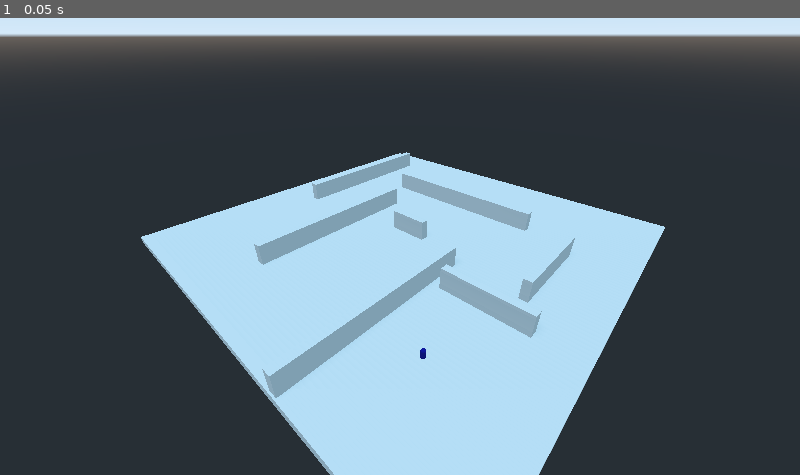
Above: before the commit, frame 1.
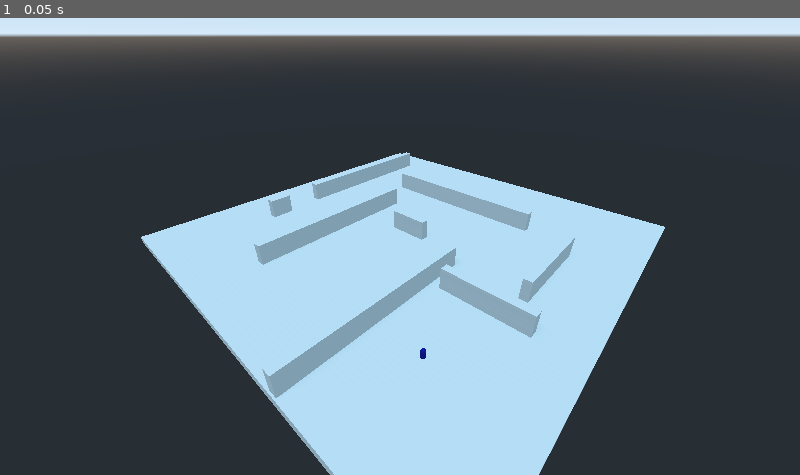
Above: after the commit, the same moment.

Repository: rans0000/godot-fsm-westworld
Game: Godot game, scene res://world/World.tscn
Same seed, same stepped clock (60 frames per second), same inputs: the game is played once before the commit and once after it.
Inputs:
- Up to frame 1 (0.05 s): no input

The runs differ from the first frame. In frame 1, less than 0.1% of the frame differs, in the area x 33-41%, y 38-44%.

Commit message:
add basic fsm and state

Diff:
--- a/agents/miner/Miner.gd
+++ b/agents/miner/Miner.gd
@@ -18,7 +18,7 @@
 	pass
 
 
-func _physics_process(delta):
+func _physics_process(_delta):
 	move_to_target()
 	pass
 
@@ -38,5 +38,5 @@
 		current_path_index += 1
 	else:
 		var velocity = dir.normalized() * speed
-		move_and_slide(velocity)
+		var _vel = move_and_slide(velocity)
 #	print(dir, " ---- ", dir.length(), " ---- ", current_path_index)
--- a/agents/miner/Miner.tscn
+++ b/agents/miner/Miner.tscn
@@ -1,6 +1,9 @@
-[gd_scene load_steps=5 format=2]
+[gd_scene load_steps=8 format=2]
 
 [ext_resource path="res://agents/miner/Miner.gd" type="Script" id=1]
+[ext_resource path="res://fsm/state_machine.gd" type="Script" id=2]
+[ext_resource path="res://ai/state_move_to_and_mine.gd" type="Script" id=3]
+[ext_resource path="res://ai/state_move_to_and_drink.gd" type="Script" id=4]
 
 [sub_resource type="CapsuleShape" id=1]
 radius = 0.5
@@ -25,3 +28,12 @@
 [node name="MeshInstance" type="MeshInstance" parent="CollisionShape"]
 mesh = SubResource( 2 )
 material/0 = SubResource( 3 )
+
+[node name="StateMachine" type="Node" parent="."]
+script = ExtResource( 2 )
+
+[node name="StateMoveToAndMine" type="Node" parent="StateMachine"]
+script = ExtResource( 3 )
+
+[node name="StateMoveToAndDrink" type="Node" parent="StateMachine"]
+script = ExtResource( 4 )
--- /dev/null
+++ b/ai/state_move_to_and_drink.gd
@@ -0,0 +1,19 @@
+extends Node
+
+var fsm: StateMachine
+
+
+func enter():
+	print("move to restaurant if not there")
+	print("start drinking")
+	yield(get_tree().create_timer(2.0), "timeout")
+	exit("StateMoveToAndMine")
+
+
+func physics_process(_delta):
+	print("im drinking")
+
+
+func exit(next_state):
+	print("drinking finished")
+	fsm.change_state_to(next_state)
--- /dev/null
+++ b/ai/state_move_to_and_mine.gd
@@ -0,0 +1,19 @@
+extends Node
+
+var fsm: StateMachine
+
+
+func enter():
+	print("move to mine if not at mine")
+	print("start mining")
+	yield(get_tree().create_timer(2.0), "timeout")
+	exit("StateMoveToAndDrink")
+
+
+func physics_process(_delta):
+	print("im mining")
+
+
+func exit(next_state):
+	print("mining finished")
+	fsm.change_state_to(next_state)
--- /dev/null
+++ b/fsm/state.gd
@@ -0,0 +1,40 @@
+extends Node
+class_name State
+
+onready var Game = get_node("/root/Game")
+
+var fsm: StateMachine
+
+
+func enter():
+	if Game.DEBUG:
+		print("Entering state")
+	pass
+
+
+func exit(next_state):
+	fsm.change_state_to(next_state)
+
+
+func process(_delta):
+	pass
+
+
+func physics_process(_delta):
+	pass
+
+
+func input(_event):
+	pass
+
+
+func unhandled_input(_event):
+	pass
+
+
+func unhandled_key_input(_event):
+	pass
+
+
+func notification(_what, _flag = false):
+	pass
--- /dev/null
+++ b/fsm/state_constants.gd
@@ -0,0 +1 @@
+extends Node
--- /dev/null
+++ b/fsm/state_machine.gd
@@ -0,0 +1,59 @@
+extends Node
+class_name StateMachine
+
+onready var Game = get_node("/root/Game")
+var state: Object
+var history:Array = []
+
+
+func _ready():
+	state = get_child(0)
+	_enter_state()
+	pass
+
+
+func _process(delta):
+	if state.has_method("process"):
+		state.process(delta)
+
+
+func _physics_process(delta):
+	if state.has_method("physics_process"):
+		state.physics_process(delta)
+
+
+func _input(event):
+	if state.has_method("input"):
+		state.input(event)
+
+
+func _unhandled_input(event):
+	if state.has_method("unhandled_input"):
+		state.unhandled_input(event)
+
+
+func _unhandled_key_input(event):
+	if state.has_method("unhandled_key_input"):
+		state.unhandled_key_input(event)
+
+
+func change_state_to(new_state):
+	history.append(state.name)
+	state = get_node(new_state)
+	_enter_state()
+	pass
+
+
+func _enter_state():
+	if Game.DEBUG:
+		print("Entering state: ", state.name)
+	state.fsm = self
+	state.enter()
+	pass
+
+
+func back():
+	if history.size() > 0:
+		state = get_node(history.pop_back())
+		_enter_state()
+	pass
--- a/project.godot
+++ b/project.godot
@@ -8,11 +8,32 @@
 
 config_version=4
 
+_global_script_classes=[ {
+"base": "Node",
+"class": "State",
+"language": "GDScript",
+"path": "res://fsm/state.gd"
+}, {
+"base": "Node",
+"class": "StateMachine",
+"language": "GDScript",
+"path": "res://fsm/state_machine.gd"
+} ]
+_global_script_class_icons={
+"State": "",
+"StateMachine": ""
+}
+
 [application]
 
 config/name="Fsm- 01"
 run/main_scene="res://world/World.tscn"
 config/icon="res://icon.png"
+
+[autoload]
+
+Game="*res://scripts/game.gd"
+StateConstants="*res://fsm/state_constants.gd"
 
 [layer_names]
 
--- /dev/null
+++ b/scripts/game.gd
@@ -0,0 +1,3 @@
+extends Node
+
+const DEBUG = true
--- a/world/World.tscn
+++ b/world/World.tscn
@@ -18,7 +18,7 @@
 target_path = NodePath("../MinerTarget")
 
 [node name="MinerTarget" type="Position3D" parent="."]
-transform = Transform( 1, 0, 0, 0, 1, 0, 0, 0, 1, -33.5837, 0, 17.4449 )
+transform = Transform( 1, 0, 0, 0, 1, 0, 0, 0, 1, -33.584, 0, 17.445 )
 
 [node name="Navigation" type="Navigation" parent="."]
 __meta__ = {
@@ -68,6 +68,11 @@
 width = 45.0
 height = 5.0
 
+[node name="CSGBox9" type="CSGBox" parent="Navigation/NavigationMeshInstance"]
+transform = Transform( 1, 0, 0, 0, 1, 0, 0, 0, 1, -35.3636, 2.5, 17.4001 )
+height = 5.0
+depth = 5.76015
+
 [node name="Camera" type="Camera" parent="."]
 transform = Transform( 0.733706, -0.356162, 0.57864, 0, 0.851608, 0.524179, -0.679467, -0.384593, 0.62483, 51.0088, 45.0718, 58.9616 )
 far = 1000.0
